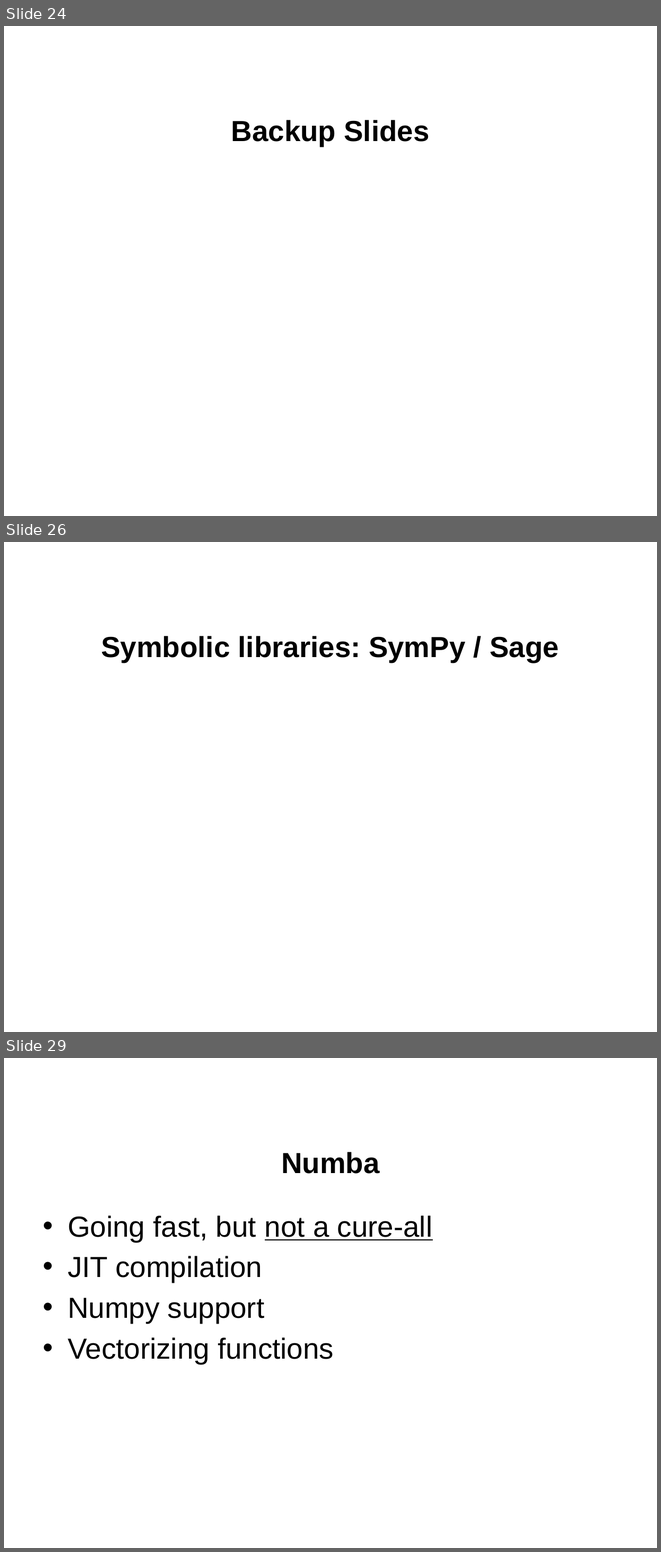
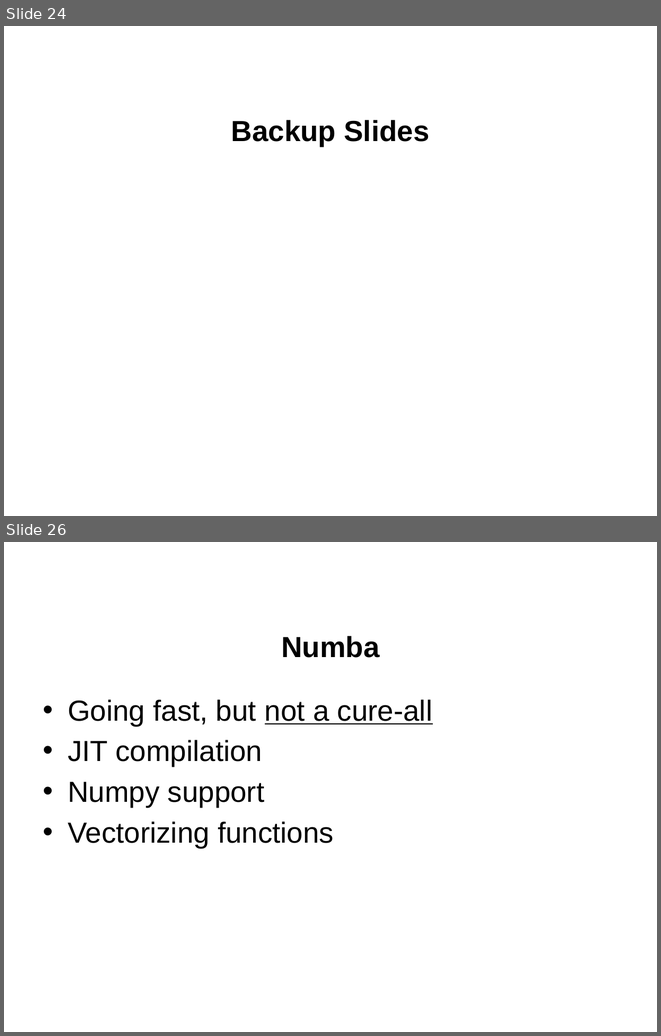
Before and after one commit to jgerity/talks, a slide deck: 2016/computing_workgroup/python_modules/python_scientific_modules.pptx. Shown one above the other, each under a label of ours: slides 24, 26 and 29 before the commit, slides 24 and 26 after it; the slides between them are not shown. The pictures are 661x1552 and 661x1036 pixels, drawn with LibreOffice and Linux fonts; fonts in the diff are those of the drawing; background and template pictures are left out. Boxes give left, top, right and bottom in pixels: in the first picture for what was removed or moved away, otherwise in the second. Text is boxed around its words. In the diff, an @@ line names an element or a change of style, - is before the commit and + after.

```diff
--- a/2016/computing_workgroup/python_modules/python_scientific_modules.pptx
+++ b/2016/computing_workgroup/python_modules/python_scientific_modules.pptx
@@ slide 26 removed at bbox=[4, 542, 657, 1032], background picture (left out) @@
@@ title removed at bbox=[101, 636, 559, 662] @@
-Symbolic libraries: SymPy / Sage
@@ what was slide 29 is now slide 26 @@
```
Also in this commit, not shown: 7 slides changed, 1 slide added, 4 other slides removed.
